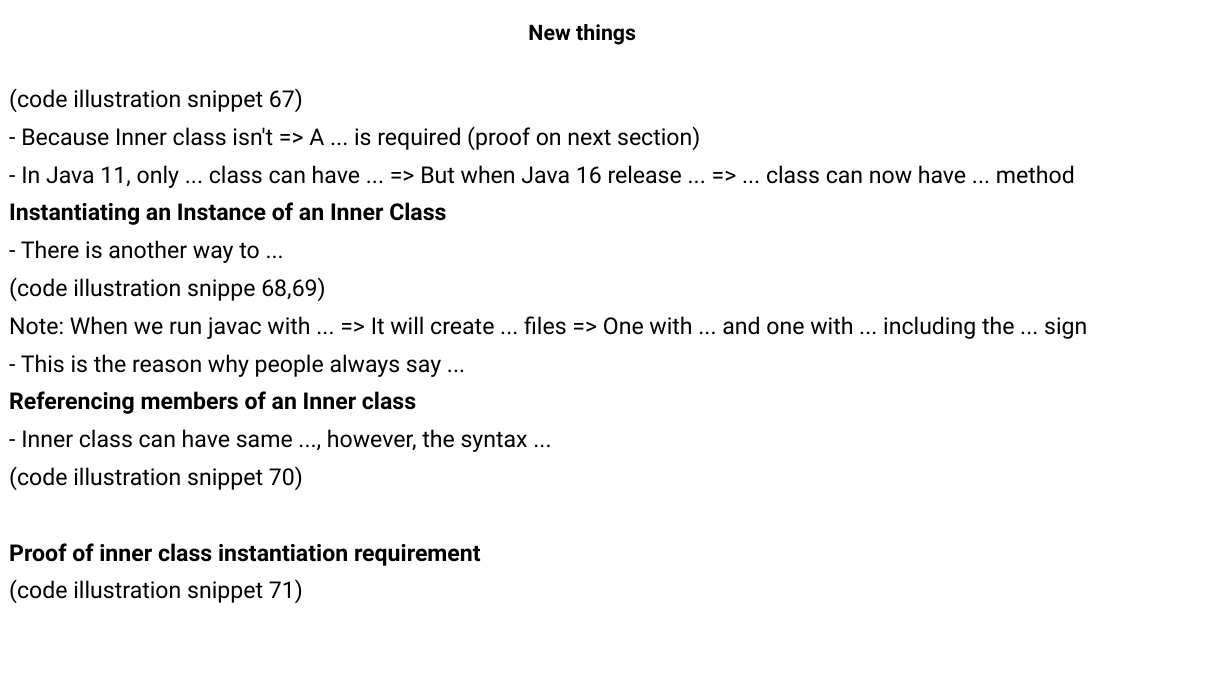
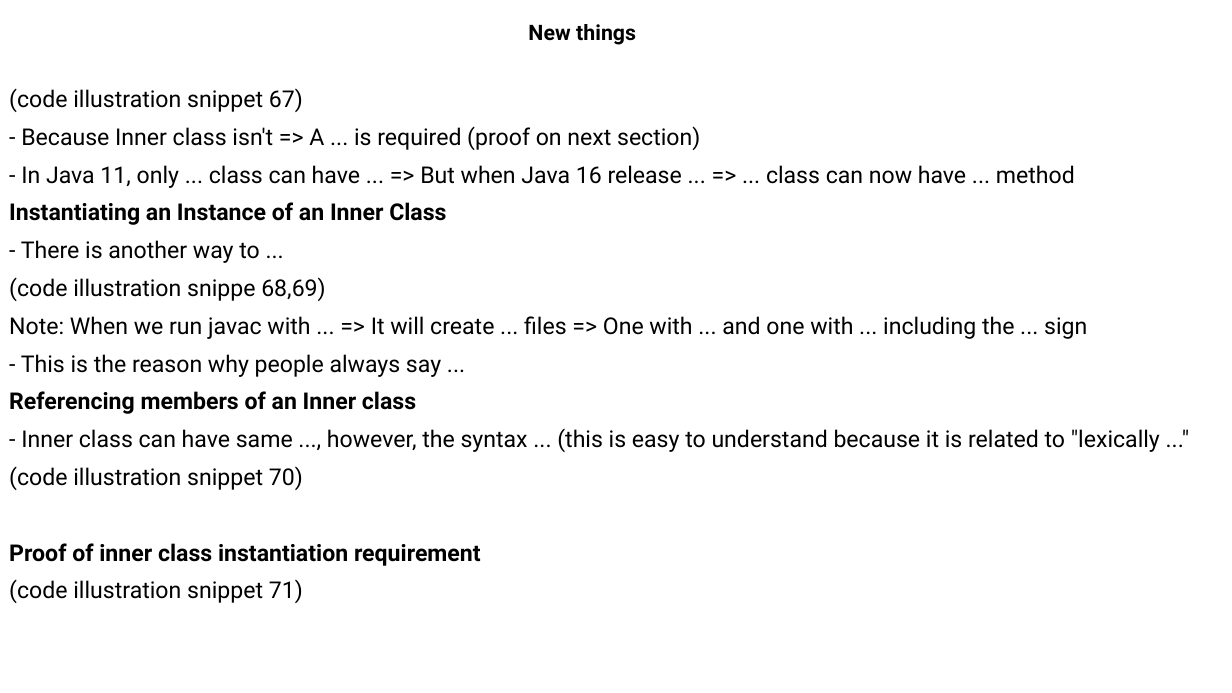
Before and after one commit to MaiDinhVinh/CS-Java, a slide deck: slide 35 of OCP17/old progress/Chapter 6 - Class Design and Chapter 7 - Beyond classes.pptx (slide 33 before the commit). Drawn at 1232x693 pixels with LibreOffice and Linux fonts; fonts in the diff are those of the drawing. Boxes give left, top, right and bottom in pixels: in the first picture for what was removed or moved away, otherwise in the second. Text is boxed around its words. In the diff, an @@ line names an element or a change of style, - is before the commit and + after.

```diff
--- a/OCP17/old progress/Chapter 6 - Class Design and Chapter 7 - Beyond classes.pptx
+++ b/OCP17/old progress/Chapter 6 - Class Design and Chapter 7 - Beyond classes.pptx
@@ text at box(21, 428, 1160, 452): text changed @@
-- Inner class can have same ..., however, the syntax ...
+- Inner class can have same ..., however, the syntax ... (this is easy to understand because it is related to "lexically ..."
```
Also in this commit, not shown: 8 other slides changed, 2 slides added.
